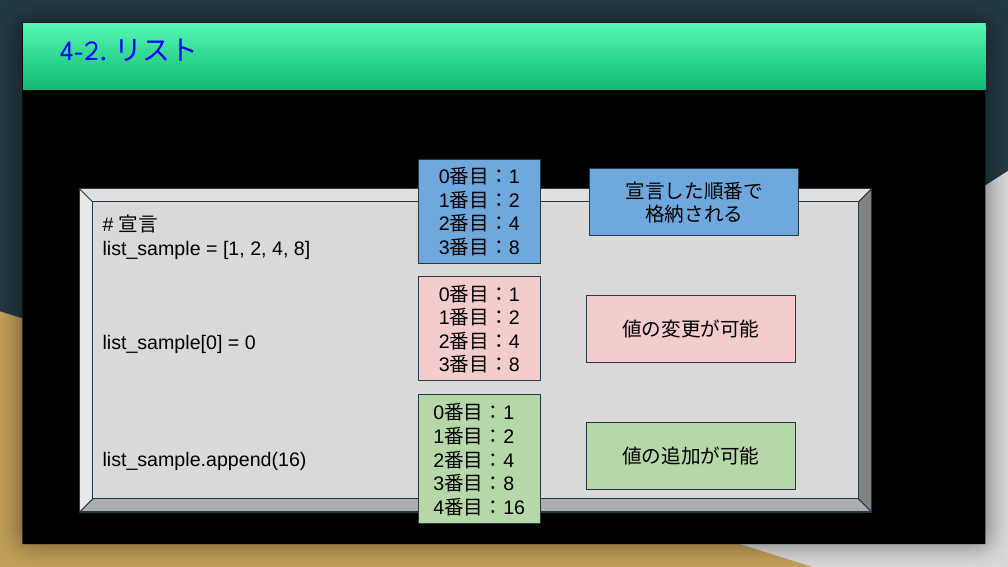
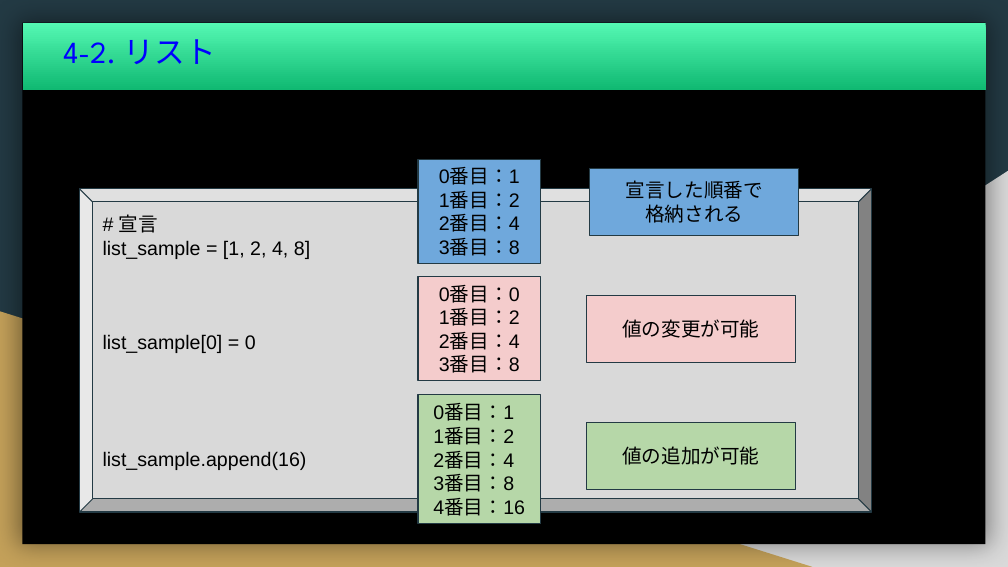
Before and after one commit to f-mio/ICTClub_uexc, a slide deck: slide 18 of 20210407_python/20210407_ICT同好会資料_20210330編集.pptx. Drawn at 1008x567 pixels with LibreOffice and Linux fonts; fonts in the diff are those of the drawing. Boxes give left, top, right and bottom in pixels: in the first picture for what was removed or moved away, otherwise in the second. Text is boxed around its words. In the diff, an @@ line names an element or a change of style, - is before the commit and + after.

```diff
--- a/20210407_python/20210407_ICT同好会資料_20210330編集.pptx
+++ b/20210407_python/20210407_ICT同好会資料_20210330編集.pptx
@@ rectangle "4-2. リスト" at [22,23,986,90]: size 19.8 to 21.9 pt @@
@@ text in rectangle at [439,286,520,303]: text changed @@
-0番目：1
+0番目：0
```
Also in this commit, not shown: 24 other slides changed, 2 other files.
